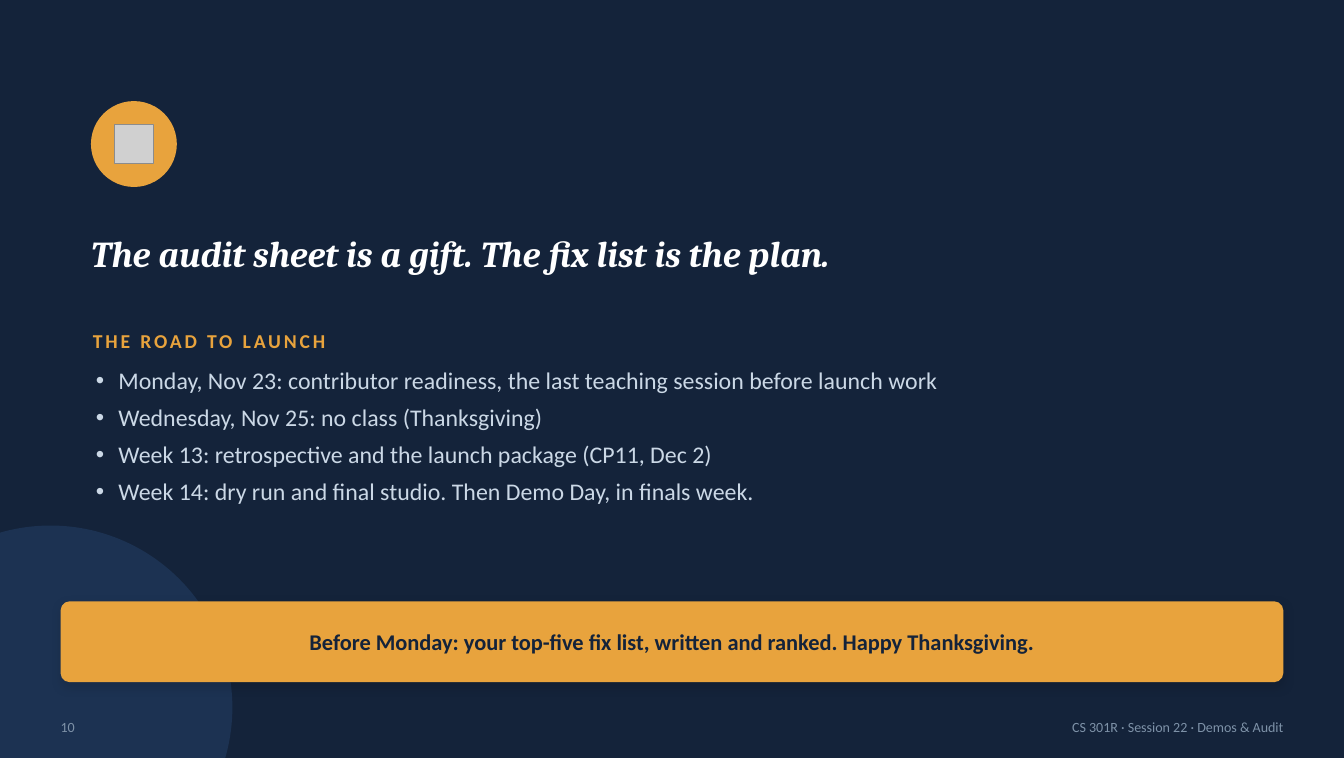
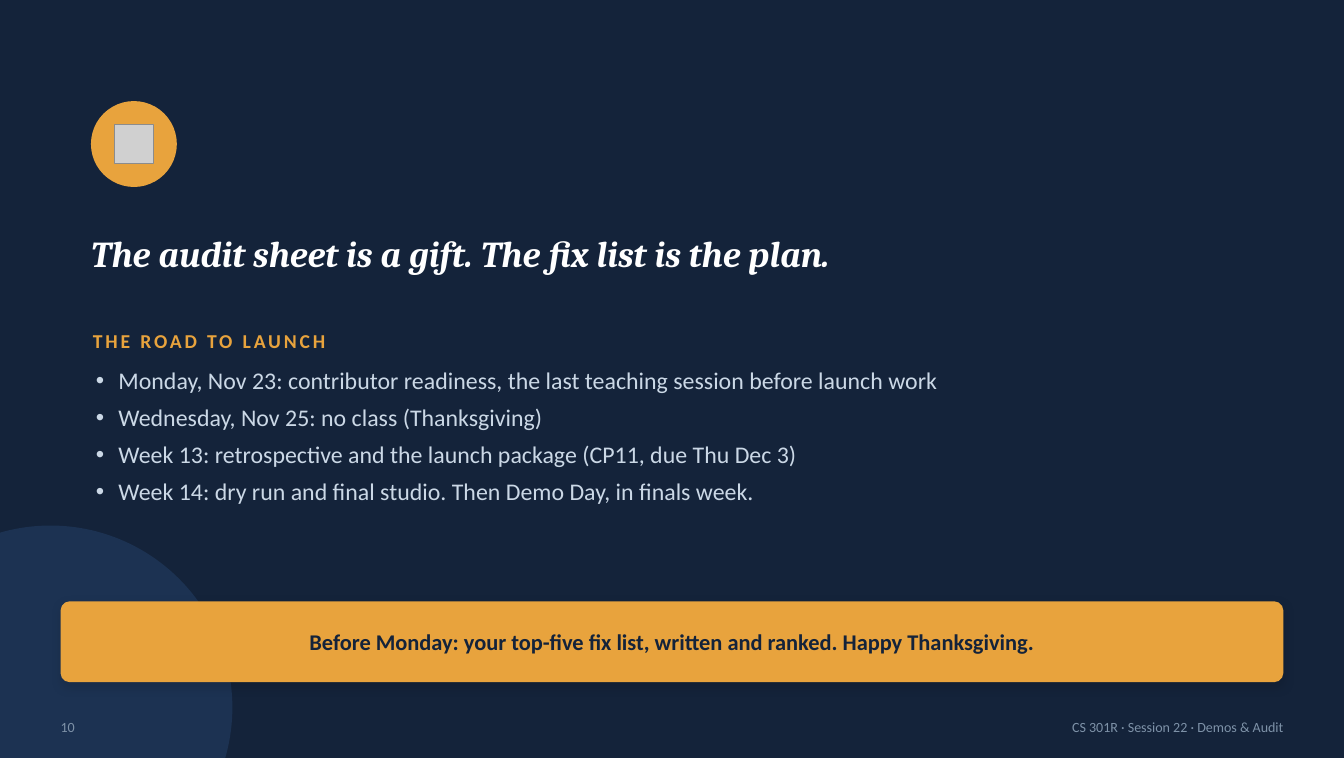
Before and after one commit to BYU-CS-Course-Ops/CS380, a slide deck: slide 10 of canvas_material/lectures/powerpoint/Session22-DemosAndAudit.pptx. Drawn at 1344x758 pixels with LibreOffice and Linux fonts; fonts in the diff are those of the drawing; grey boxes stand for pictures. Boxes give left, top, right and bottom in pixels: in the first picture for what was removed or moved away, otherwise in the second. Text is boxed around its words. In the diff, an @@ line names an element or a change of style, - is before the commit and + after.

```diff
--- a/canvas_material/lectures/powerpoint/Session22-DemosAndAudit.pptx
+++ b/canvas_material/lectures/powerpoint/Session22-DemosAndAudit.pptx
@@ text at box(118, 446, 796, 467): text changed @@
-• Week 13: retrospective and the launch package (CP11, Dec 2)
+• Week 13: retrospective and the launch package (CP11, due Thu Dec 3)
```
Also in this commit, not shown: 28 other files.
